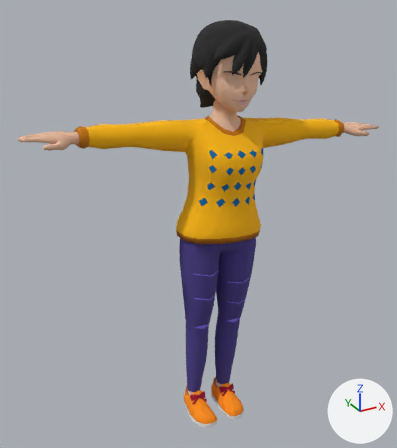
The glTF model models/museum/avatars/girl.glb as it was, and as the next commit left it.
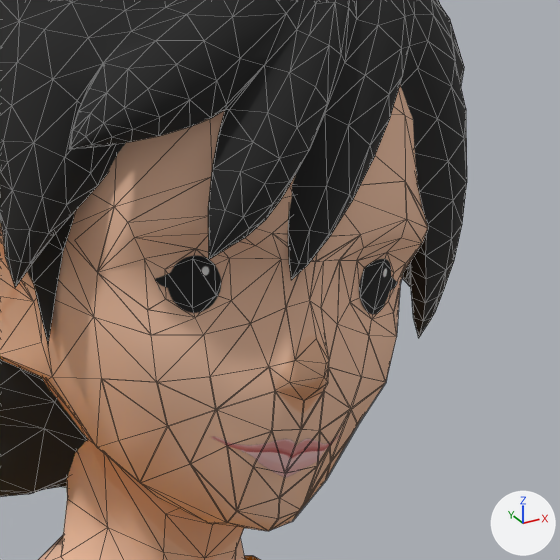
There are two pictures of each version: one whole from a 50 mm camera at (-1.8, -3.06, 3.01) aimed at (-0.07, 0.08, 1.44), one close up on the part from 51% to 71% of the width and 9% to 26% of the height. Arrows for +X, +Y and +Z are at lower right; the lights stay in place. The close-ups show mesh edges as thin lines. Objects named as collision shapes, trigger or cutter boxes, shadow casters or lower levels of detail are left out. Where no turn or scale is listed for an object, it has been applied to the vertices.

The first close-up shows 'F_Hair_Standard', 'F_Head_BaseMesh', 'F_Mask_Eyebrows', 'F_Mask_Mouth'.
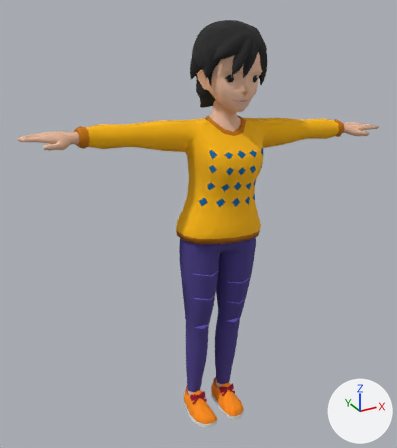
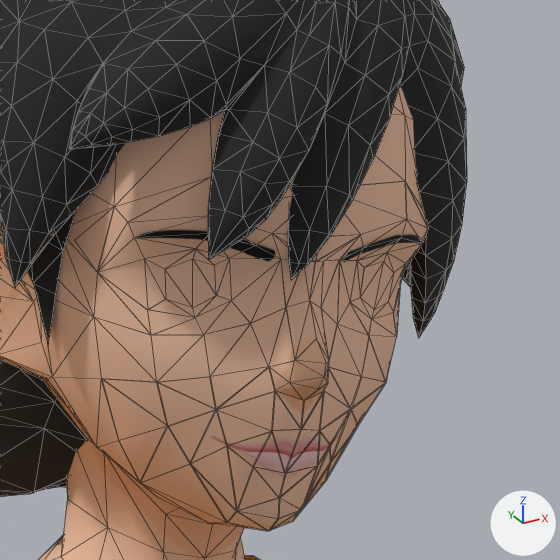
Location of each change, [x1, y1, x2, y2] in pixels of the close-ups (560 x 560 px):
```json
{"object": "F_Head_BaseMesh", "change": "surface changed", "before": [135, 226, 424, 318], "after": [135, 226, 424, 318], "on screen": "black to brown"}
{"object": "F_Mask_Eyebrows", "change": "surface changed", "before": [138, 230, 422, 262], "after": [138, 230, 422, 262], "on screen": "brown to black"}
```

Scene script edits in JSON lines:
```json
{"op": "set", "path": "img_avatar_femaleskinbase_no_tan_claro", "old": "load_image('Avatar_FemaleSkinBase_no tan claro', '_unpacked/Avatar_FemaleSkinBase_no_tan_claro', 2048, 2048, 'sRGB')", "new": "load_image('Avatar_FemaleSkinBase_no tan claro', 'Avatar_FemaleSkinBase_no tan claro.png', 2048, 2048, 'sRGB')"}
{"op": "set", "path": "img_avatarwearables_tx", "old": "load_image('AvatarWearables_TX', '_unpacked/AvatarWearables_TX', 512, 512, 'sRGB')", "new": "load_image('AvatarWearables_TX', 'AvatarWearables_TX.png', 512, 512, 'sRGB')"}
{"op": "set", "path": "img_brows_0", "old": "load_image('Brows_0', '_unpacked/Brows_0', 1024, 1024, 'sRGB')", "new": "load_image('Brows_0', 'Brows_0.png', 1024, 1024, 'sRGB')"}
```
